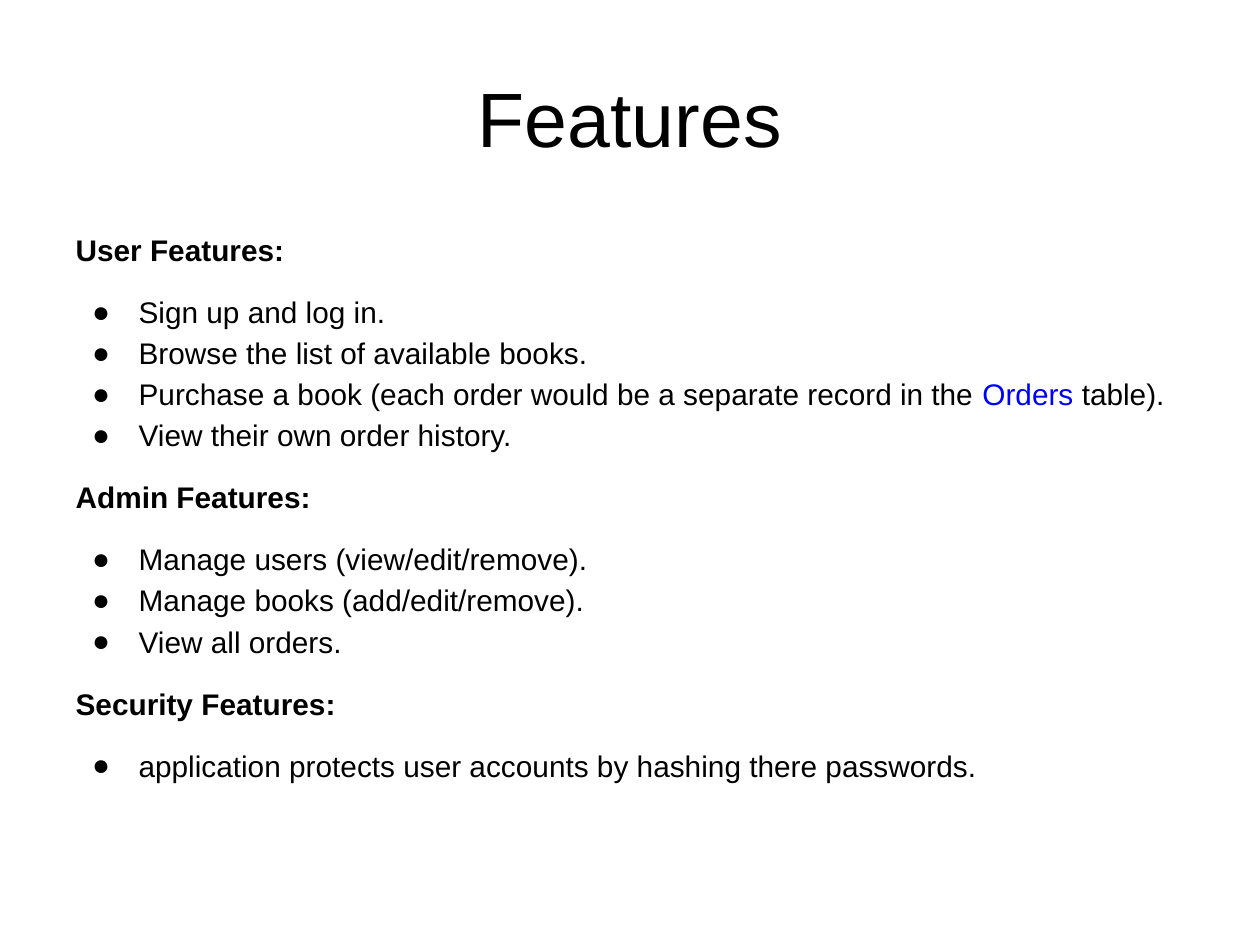
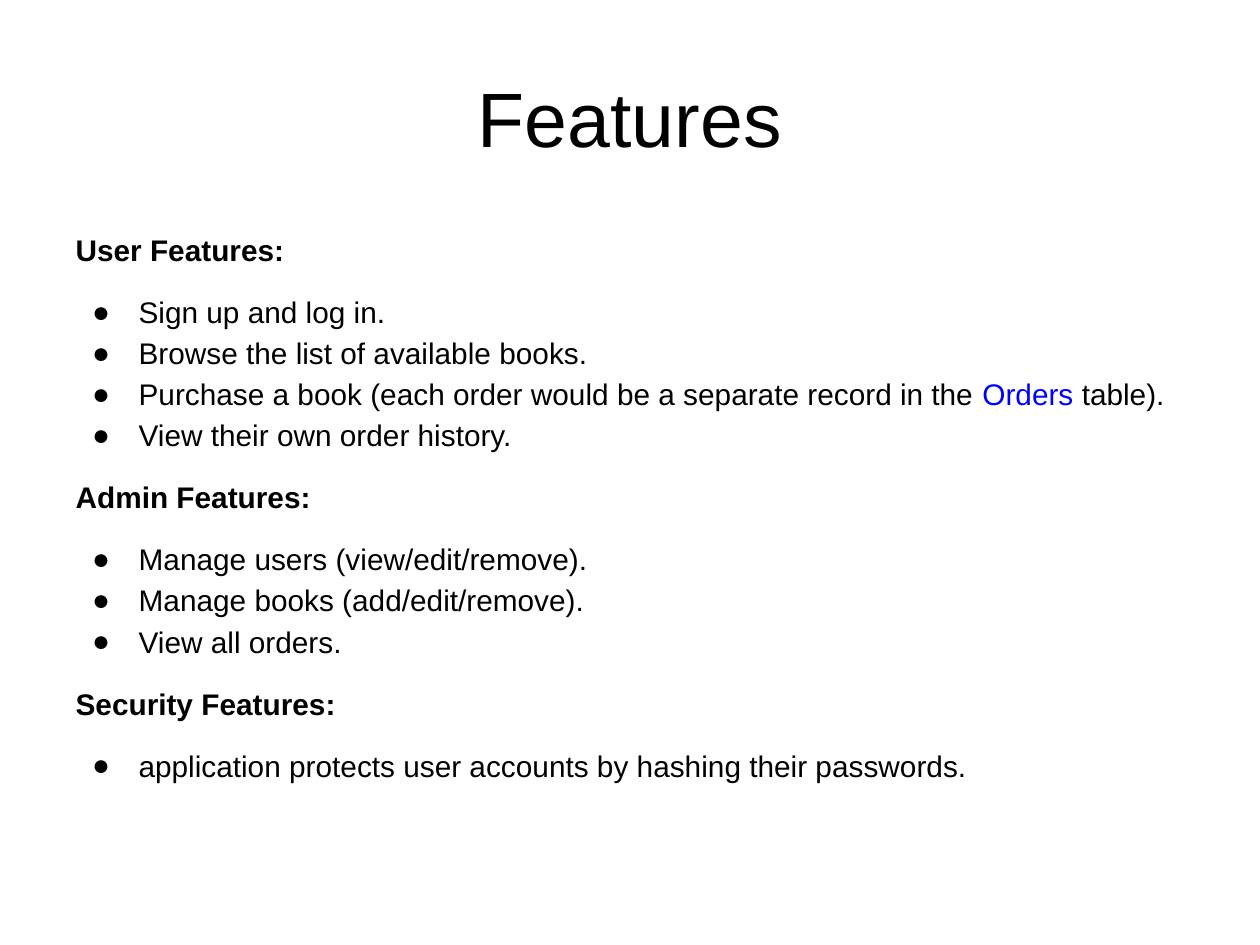
Before and after one commit to Will-BigData/michaelmengistu, a slide deck: slide 3 of Project 1/project details/project1 power point.pptx. Drawn at 1260x945 pixels with LibreOffice and Linux fonts; fonts in the diff are those of the drawing. Boxes give left, top, right and bottom in pixels: in the first picture for what was removed or moved away, otherwise in the second. Text is boxed around its words. In the diff, an @@ line names an element or a change of style, - is before the commit and + after.

Commit message:
Updated powerpoint

```diff
--- a/Project 1/project details/project1 power point.pptx
+++ b/Project 1/project details/project1 power point.pptx
@@ text at bbox=[139, 755, 966, 782]: text changed @@
-● application protects user accounts by hashing there passwords.
+● application protects user accounts by hashing their passwords.
```
